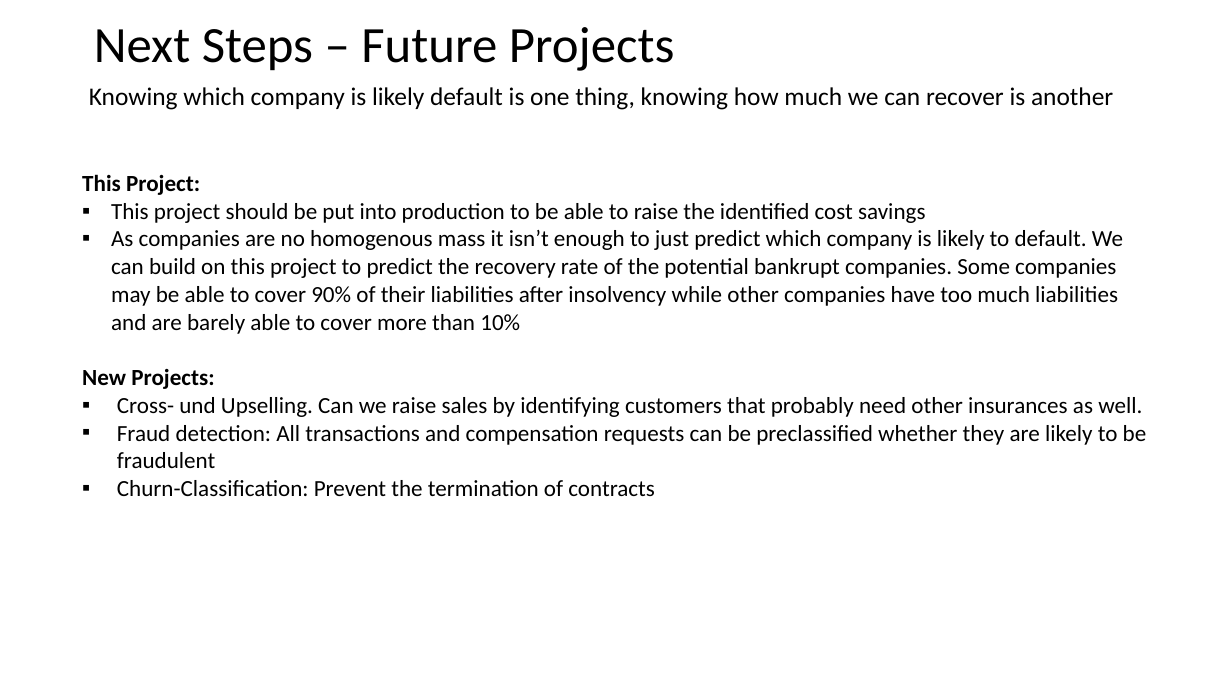
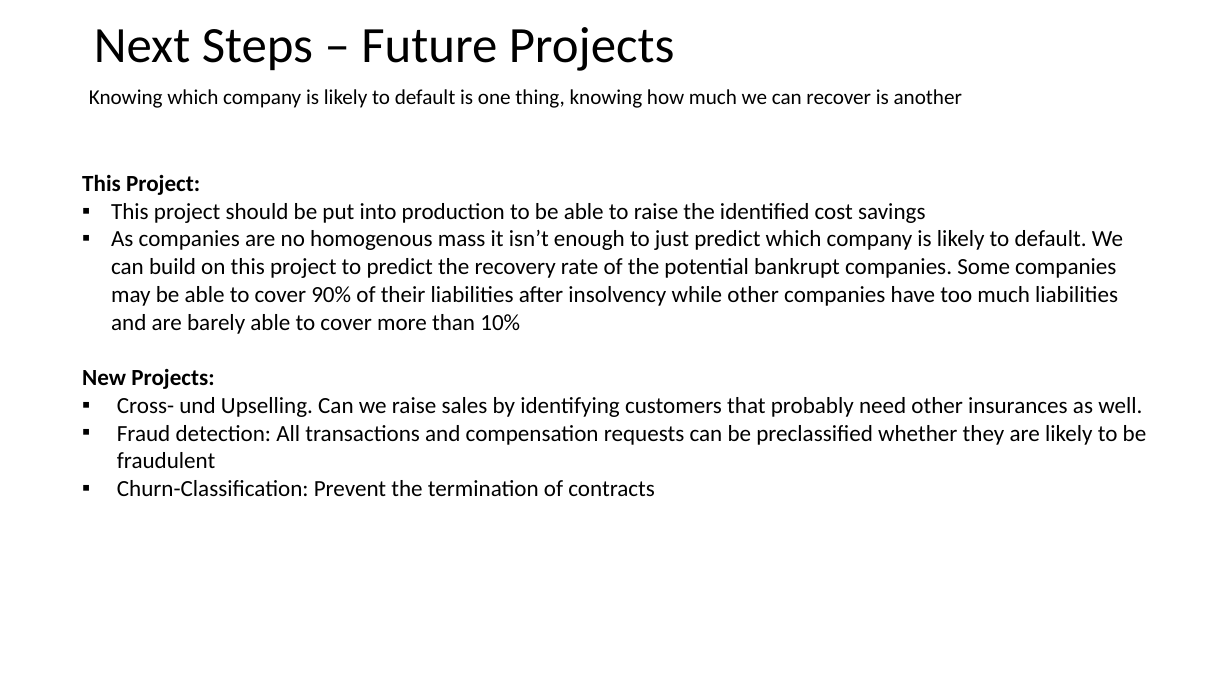
Before and after one commit to FelixKleineBoesing/InsolvencyPred, a slide deck: slide 8 of docs/final_presentation.pptx. Drawn at 1232x693 pixels with LibreOffice and Linux fonts; fonts in the diff are those of the drawing. Boxes give left, top, right and bottom in pixels: in the first picture for what was removed or moved away, otherwise in the second. Text is boxed around its words. In the diff, an @@ line names an element or a change of style, - is before the commit and + after.

```diff
--- a/docs/final_presentation.pptx
+++ b/docs/final_presentation.pptx
@@ text at (89,89,962,108): text changed; size 19.8 to 16.5 pt @@
-Knowing which company is likely default is one thing, knowing how much we can recover is another
+Knowing which company is likely to default is one thing, knowing how much we can recover is another
```
Also in this commit, not shown: 8 other slides changed, 2 other files.
